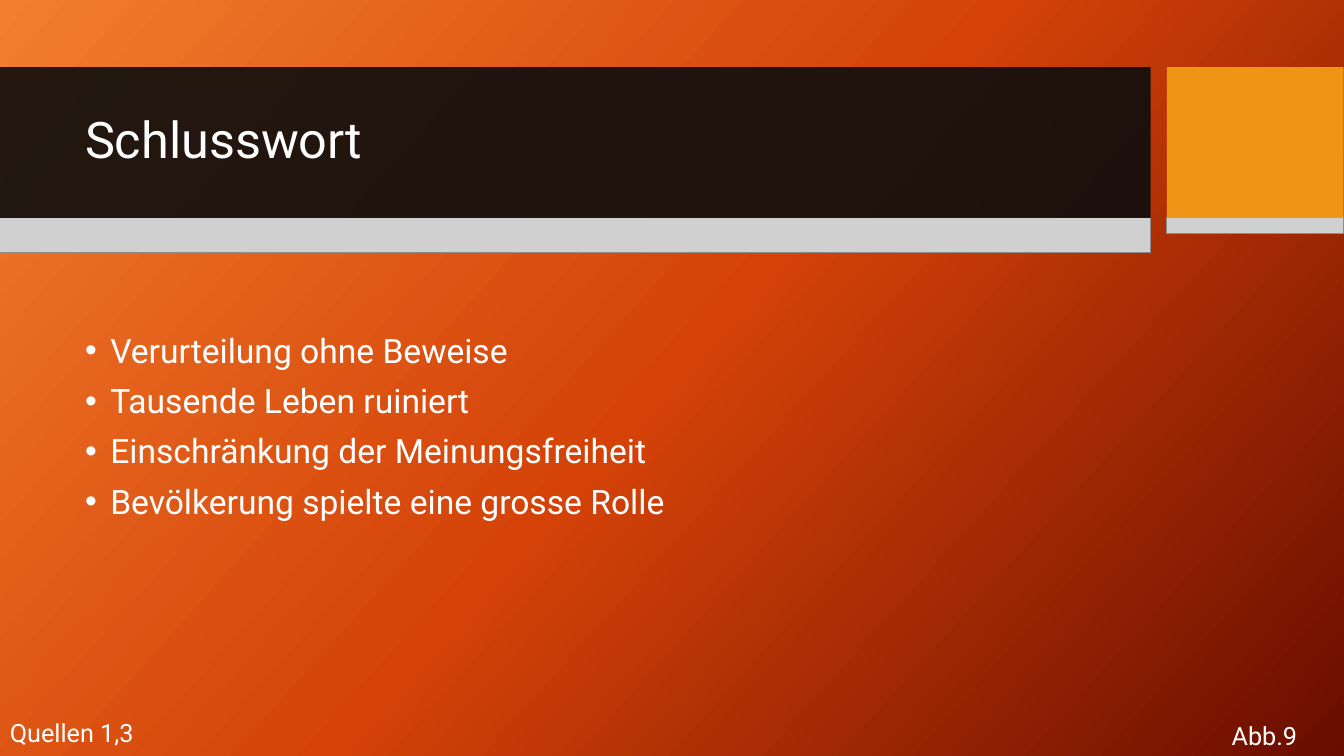
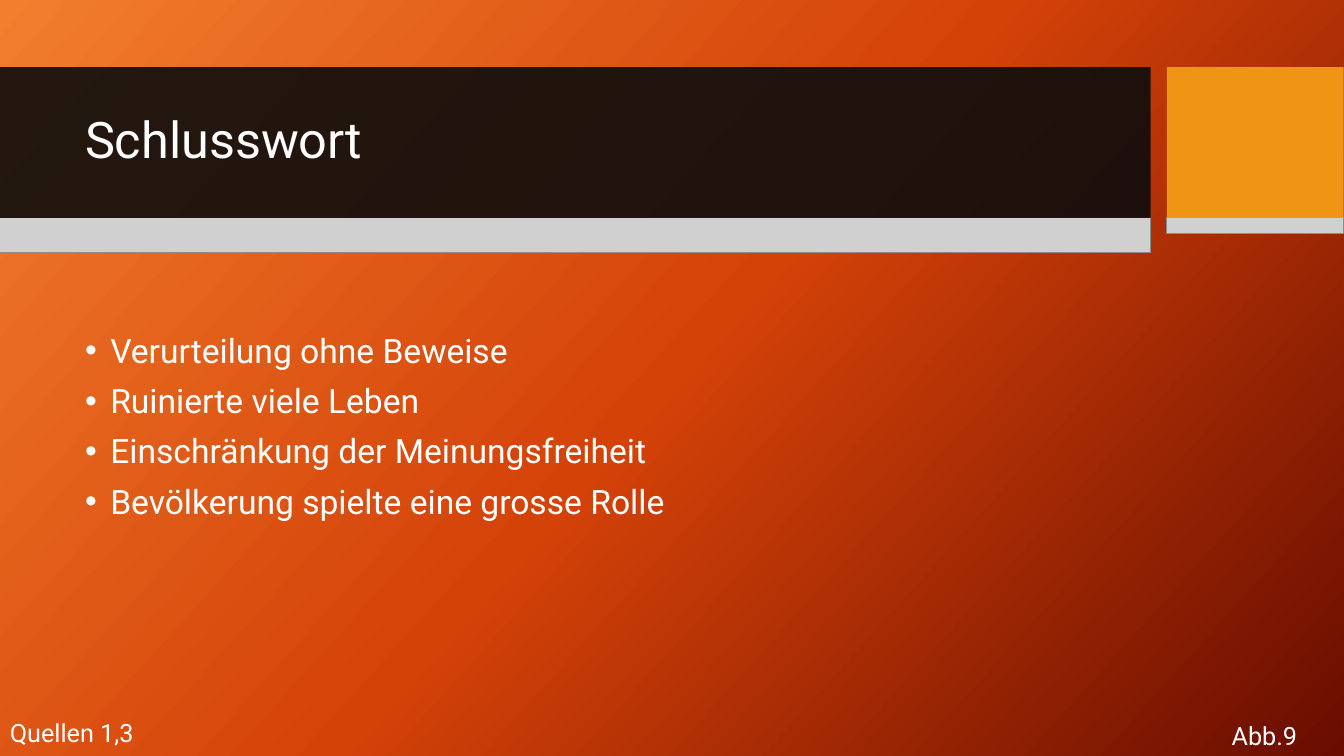
Before and after one commit to AkazeX/Schule, a slide deck: slide 10 of BM/Geschichte/McCathyismus/McCarthyismus.pptx. Drawn at 1344x756 pixels with LibreOffice and Linux fonts; fonts in the diff are those of the drawing; grey boxes stand for pictures; background and template pictures are left out. Boxes give left, top, right and bottom in pixels: in the first picture for what was removed or moved away, otherwise in the second. Text is boxed around its words. In the diff, an @@ line names an element or a change of style, - is before the commit and + after.

```diff
--- a/BM/Geschichte/McCathyismus/McCarthyismus.pptx
+++ b/BM/Geschichte/McCathyismus/McCarthyismus.pptx
@@ text at <box>110,387,419,414</box>: text changed @@
-• Tausende Leben ruiniert
+• Ruinierte viele Leben
```
Also in this commit, not shown: 7 other slides changed, 1 slide added, 7 other files.
